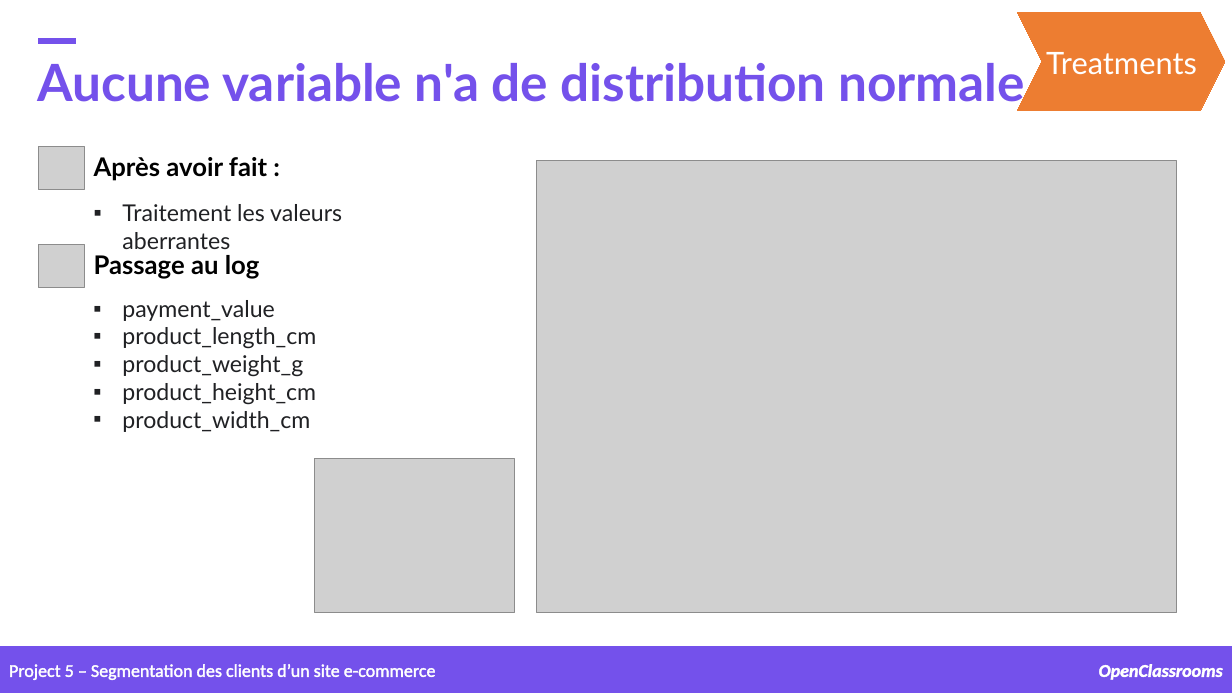
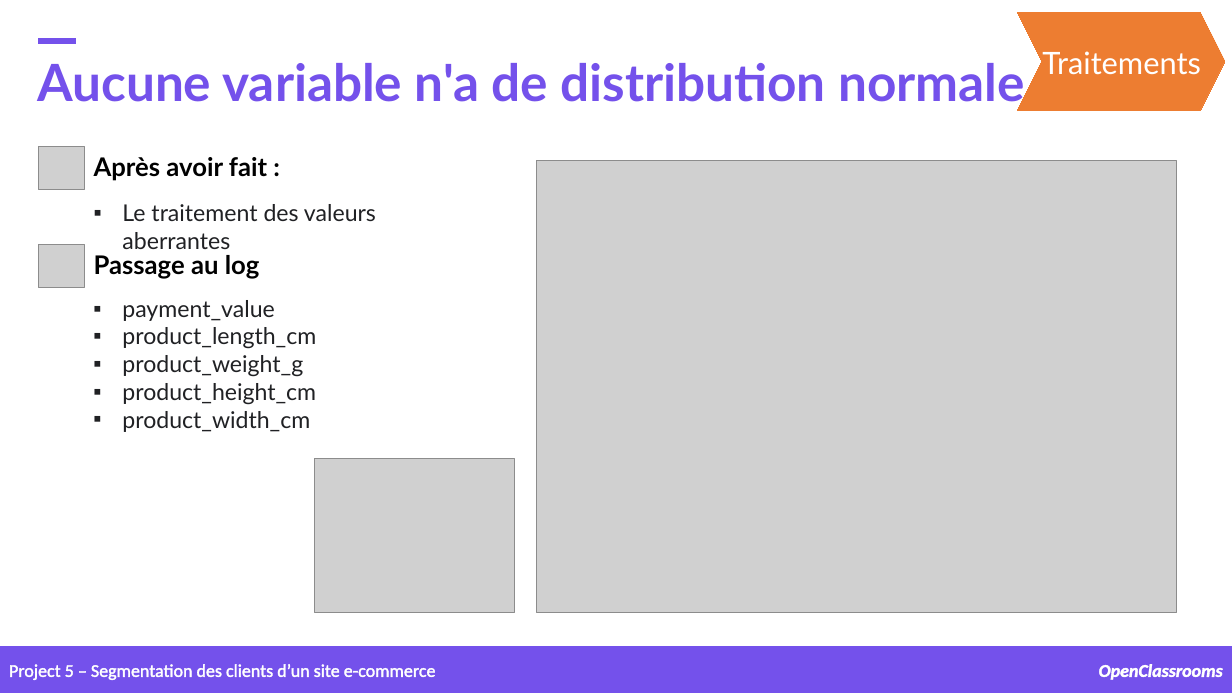
Before and after one commit to samirhinojosa/OC-P5-segment-customers-of-website, a slide deck: slide 13 of supports/P5_presentation v2.pptx. Drawn at 1232x693 pixels with LibreOffice and Linux fonts; fonts in the diff are those of the drawing; grey boxes stand for pictures; background and template pictures are left out. Boxes give left, top, right and bottom in pixels: in the first picture for what was removed or moved away, otherwise in the second. Text is boxed around its words. In the diff, an @@ line names an element or a change of style, - is before the commit and + after.

```diff
--- a/supports/P5_presentation v2.pptx
+++ b/supports/P5_presentation v2.pptx
@@ text at <box>1042,51,1201,75</box>: text changed @@
-Treatments
+Traitements
@@ text at <box>122,204,376,249</box>: text changed @@
-▪ Traitement les valeurs aberrantes
+▪ Le traitement des valeurs aberrantes
```
Also in this commit, not shown: 24 other slides changed, 1 slide added, 3 other files.
